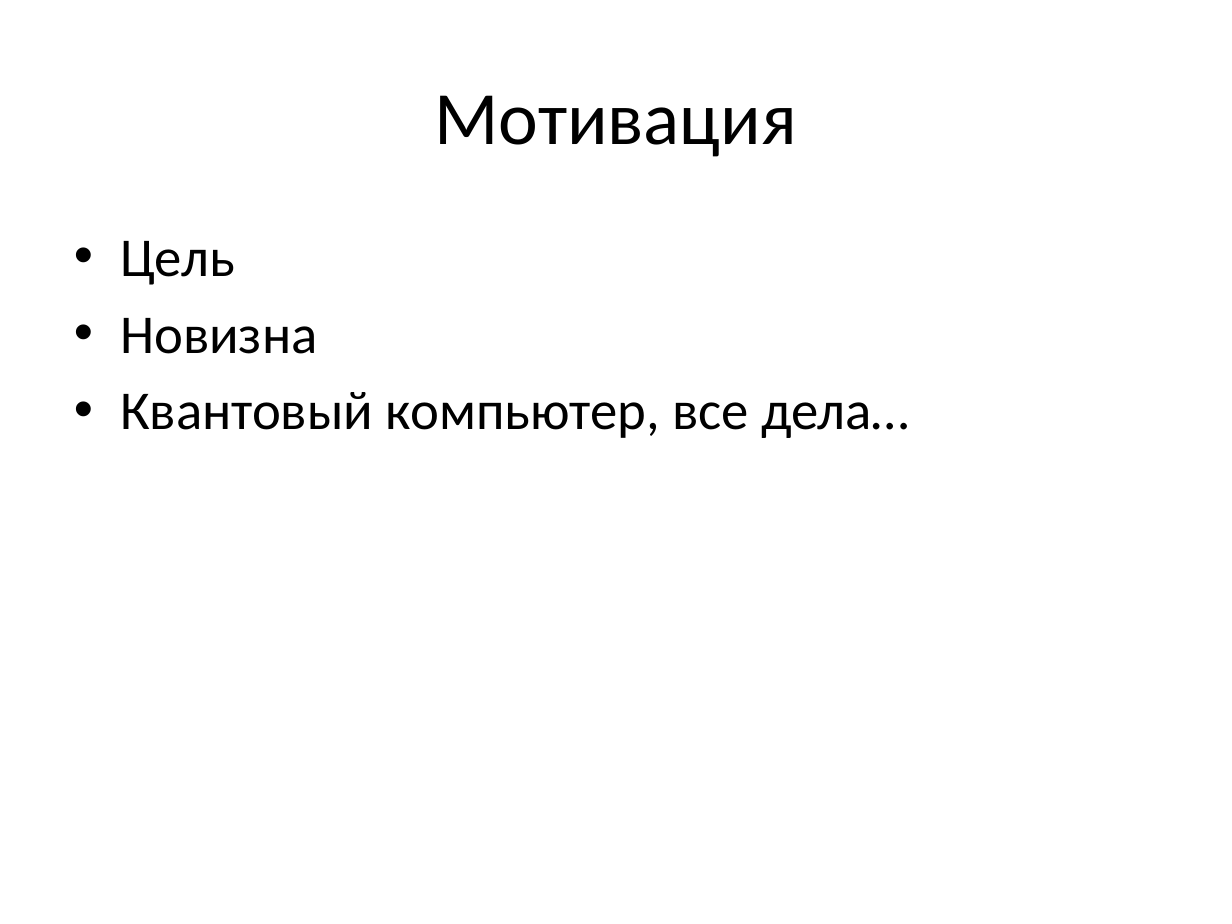
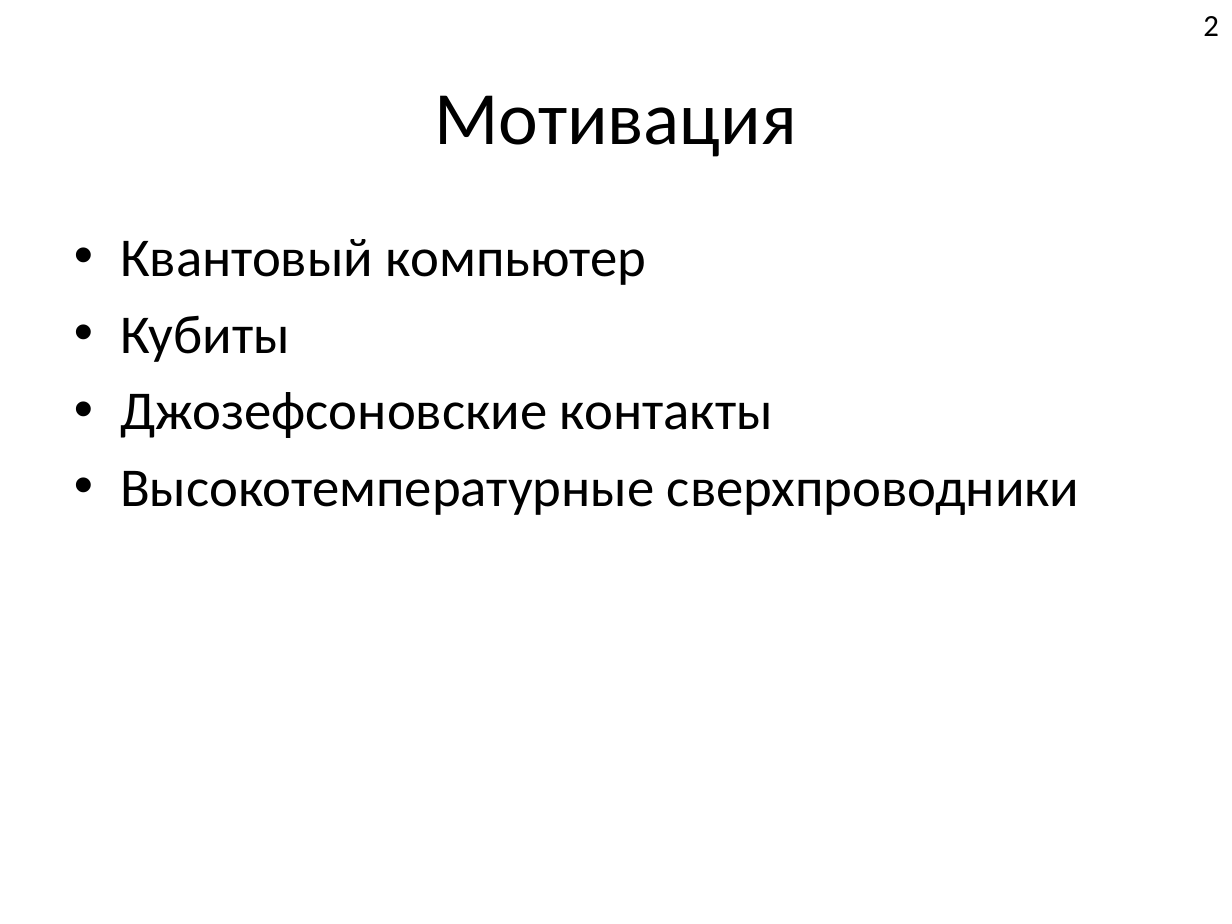
Before and after one commit to FeelUsM/zadrotstvo1, a slide deck: slide 3 of LaTeX-поделки/Системы спинов 1.pptx. Drawn at 1232x924 pixels with LibreOffice and Linux fonts; fonts in the diff are those of the drawing. Boxes give left, top, right and bottom in pixels: in the first picture for what was removed or moved away, otherwise in the second. Text is boxed around its words. In the diff, an @@ line names an element or a change of style, - is before the commit and + after.

```diff
--- a/LaTeX-поделки/Системы спинов 1.pptx
+++ b/LaTeX-поделки/Системы спинов 1.pptx
@@ text added at box(1203, 16, 1219, 36), 18 pt, text #000000 @@
+2
@@ text at box(120, 239, 1080, 515): text changed @@
-• Цель
-• Новизна
-• Квантовый компьютер, все дела…
+• Квантовый компьютер
+• Кубиты
+• Джозефсоновские контакты
+• Высокотемпературные сверхпроводники
```
Also in this commit, not shown: 12 other slides changed, 2 slides added, 2 slides removed, 8 other files.
